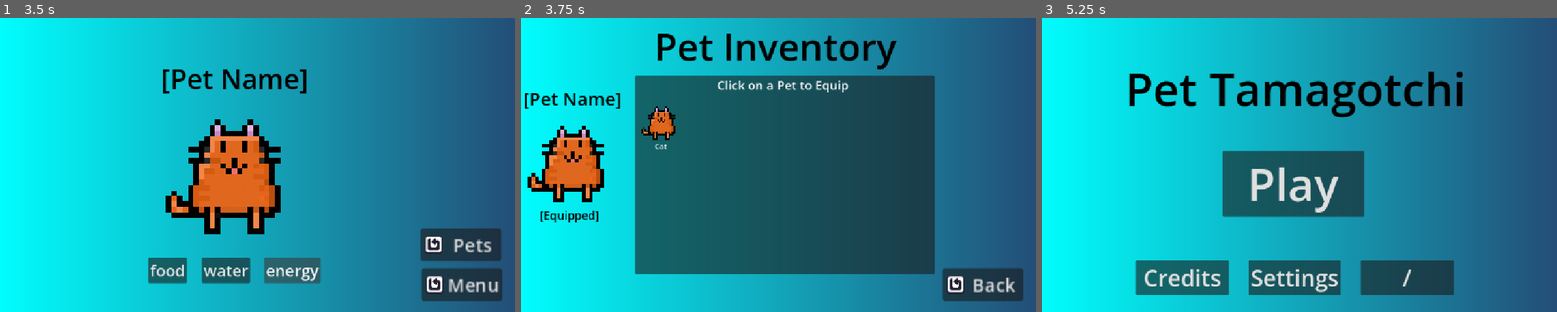
Above: before the commit, frames 1-3 (left to right).
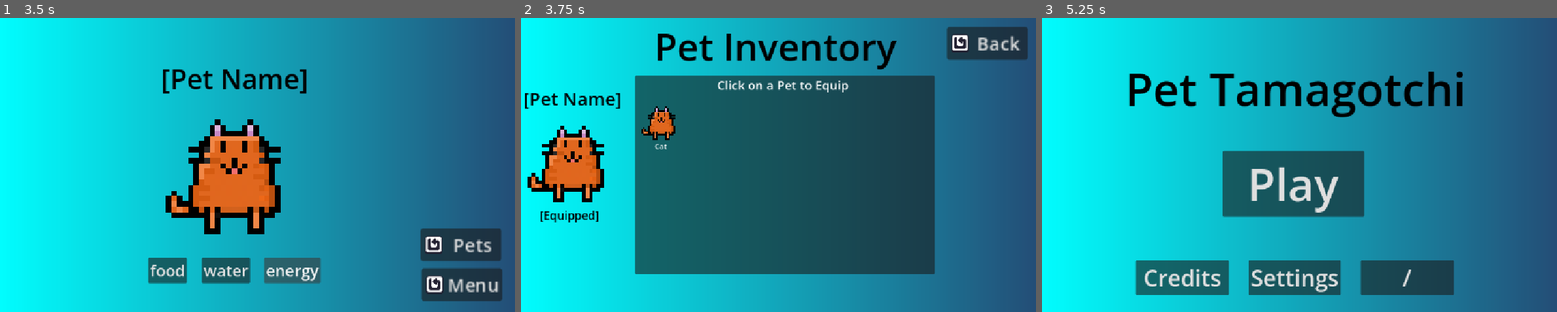
Above: after the commit, the same moments.

Repository: smallzdev/Tomagotchi-game
Game: Godot game, scene res://scenes/menus/main_menu.tscn
Same seed, same stepped clock (60 frames per second), same inputs: the game is played once before the commit and once after it.
Inputs:
- Up to frame 1 (3.5 s): click "Play" at 0.5 s; click "food" at 1.25 s; click "water" at 2 s; click "energy" at 2.75 s
- Up to frame 2 (3.75 s): click "Pets" at 3.5 s
- Up to frame 3 (5.25 s): click "Back" at 4.25 s; click "Menu" at 5 s

Frame 1 is identical in both runs. In frame 2, 3.6% of the frame differs, in the area x 81-99%, y 2-97%; in frame 3, nothing differs.

Commit message:
Menu work + Floval script
Menu work with making the catadex. I also made some of the scripting stuff work with feeding :D

(test it out by looking at console and script).

Did some more stuff too.

Diff:
--- a/project.godot
+++ b/project.godot
@@ -13,6 +13,10 @@
 config/name="Tomagotchi"
 run/main_scene="uid://cfy5n37l1sa1h"
 config/features=PackedStringArray("4.7", "Mobile")
+
+[autoload]
+
+Global="*uid://bhbgpi43x1ogj"
 
 [display]
 
--- /dev/null
+++ b/scenes/menus/catadex.gd
@@ -0,0 +1,10 @@
+extends Button
+
+
+# Called when the node enters the scene tree for the first time.
+func _ready() -> void:
+	var backButton = %backButton
+	backButton.pressed.connect(back_button_pressed)
+
+func back_button_pressed():
+	get_tree().change_scene_to_file("res://scenes/menus/main_game_scene.tscn")
--- /dev/null
+++ b/scenes/menus/catadex.tscn
@@ -0,0 +1,83 @@
+[gd_scene format=3 uid="uid://bgmjlyypq88w3"]
+
+[ext_resource type="Texture2D" uid="uid://tlvriaji08jr" path="res://Resources/InUse/ReusedAssets/cat.png" id="1_tx3pw"]
+[ext_resource type="Texture2D" uid="uid://dy1dwj583kuyx" path="res://Resources/InUse/ReusedAssets/Restart.png" id="2_u7asp"]
+[ext_resource type="Script" uid="uid://dk15jiylhoknc" path="res://scenes/menus/catadex.gd" id="3_u7asp"]
+
+[sub_resource type="Gradient" id="Gradient_7dm0k"]
+colors = PackedColorArray(0, 1, 1, 1, 0.13909006, 0.3063838, 0.46577227, 1)
+
+[sub_resource type="GradientTexture2D" id="GradientTexture2D_sd2ac"]
+gradient = SubResource("Gradient_7dm0k")
+
+[sub_resource type="SpriteFrames" id="SpriteFrames_cgke2"]
+animations = [{
+"frames": [{
+"duration": 1.0,
+"texture": ExtResource("1_tx3pw")
+}],
+"loop": 1,
+"name": &"cat",
+"speed": 5.0
+}]
+
+[node name="Node2D" type="Node2D" unique_id=293050761]
+
+[node name="backgroundGradient" type="TextureRect" parent="." unique_id=325099038]
+offset_right = 1157.0
+offset_bottom = 652.0
+texture = SubResource("GradientTexture2D_sd2ac")
+
+[node name="menuTitle" type="Label" parent="." unique_id=1187824986]
+offset_left = 1.0
+offset_top = 6.0
+offset_right = 1156.0
+offset_bottom = 119.0
+theme_override_colors/font_color = Color(0, 0, 0, 1)
+theme_override_font_sizes/font_size = 82
+text = "Catadex :3"
+horizontal_alignment = 1
+
+[node name="Label" type="Label" parent="." unique_id=2147113434]
+offset_left = 11.0
+offset_top = 121.0
+offset_right = 1155.0
+offset_bottom = 186.0
+theme_override_colors/font_color = Color(0, 0, 0, 1)
+theme_override_font_sizes/font_size = 20
+text = "Not just cats though! This menu shows you every pet you've owned. Even if you let one go, it'll still show up here. You gotta collect them all~!"
+autowrap_mode = 2
+
+[node name="Panel" type="Panel" parent="." unique_id=126362698]
+offset_left = 82.0
+offset_top = 213.0
+offset_right = 1070.0
+offset_bottom = 607.0
+
+[node name="CatadexItem1" type="AnimatedSprite2D" parent="Panel" unique_id=2028781693]
+texture_filter = 1
+position = Vector2(57, 57)
+scale = Vector2(3.5, 3.5)
+sprite_frames = SubResource("SpriteFrames_cgke2")
+animation = &"cat"
+
+[node name="CatadexItem1Label" type="Label" parent="Panel" unique_id=673493784]
+layout_mode = 0
+offset_left = 44.0
+offset_top = 101.0
+offset_right = 71.0
+offset_bottom = 124.0
+text = "Cat"
+horizontal_alignment = 1
+
+[node name="backButton" type="Button" parent="." unique_id=1054623189]
+unique_name_in_owner = true
+offset_left = 956.0
+offset_top = 20.0
+offset_right = 1045.0
+offset_bottom = 56.0
+scale = Vector2(2, 2)
+theme_override_font_sizes/font_size = 20
+text = "Back"
+icon = ExtResource("2_u7asp")
+script = ExtResource("3_u7asp")
--- a/scenes/menus/main_game_buttons.gd
+++ b/scenes/menus/main_game_buttons.gd
@@ -15,11 +15,26 @@
 func petsButton_pressed():
 	get_tree().change_scene_to_packed(petsMenu)
 
+# Food, water, and energy
+# got the if statements written, now just needa fill it
+# in next time I feel like it.
+
 func foodButton_pressed():
-	pass
+	if Global.food <= 100:
+		print("Food is less than 100, at " + str(Global.food))
+		Global.food += 10
+	elif Global.food >= 100:
+		print("food is more than 100")
+		Global.food = 100
 
 func waterButton_pressed():
-	pass
+	if Global.water <= 100:
+		pass
+	elif Global.water >= 100:
+		pass
 
 func energyButton_pressed():
-	pass
+	if Global.energy <= 100:
+		pass
+	elif Global.water >= 100:
+		pass
--- a/scenes/menus/pets.tscn
+++ b/scenes/menus/pets.tscn
@@ -1,14 +1,14 @@
 [gd_scene format=3 uid="uid://886x8xj8qyty"]
 
 [ext_resource type="Texture2D" uid="uid://dy1dwj583kuyx" path="res://Resources/InUse/ReusedAssets/Restart.png" id="1_r40by"]
-[ext_resource type="Script" uid="uid://c2im2yn0mlcar" path="res://scenes/menus/pets_menu.gd" id="2_v7mvi"]
+[ext_resource type="Script" uid="uid://c2im2yn0mlcar" path="res://scripts/pets_menu.gd" id="3_ehm21"]
 [ext_resource type="Texture2D" uid="uid://tlvriaji08jr" path="res://Resources/InUse/ReusedAssets/cat.png" id="3_i76b6"]
 
-[sub_resource type="Gradient" id="Gradient_7dm0k"]
+[sub_resource type="Gradient" id="Gradient_i76b6"]
 colors = PackedColorArray(0, 1, 1, 1, 0.13909006, 0.3063838, 0.46577227, 1)
 
 [sub_resource type="GradientTexture2D" id="GradientTexture2D_es1s5"]
-gradient = SubResource("Gradient_7dm0k")
+gradient = SubResource("Gradient_i76b6")
 
 [sub_resource type="SpriteFrames" id="SpriteFrames_ehm21"]
 animations = [{
@@ -59,18 +59,6 @@
 text = "Cat"
 horizontal_alignment = 1
 
-[node name="backButton" type="Button" parent="." unique_id=1573037775]
-unique_name_in_owner = true
-offset_left = 946.0
-offset_top = 552.0
-offset_right = 1035.0
-offset_bottom = 588.0
-scale = Vector2(2, 2)
-theme_override_font_sizes/font_size = 20
-text = "Back"
-icon = ExtResource("1_r40by")
-script = ExtResource("2_v7mvi")
-
 [node name="menuTitle" type="Label" parent="." unique_id=151105245]
 offset_left = 1.0
 offset_top = 6.0
@@ -105,3 +93,15 @@
 theme_override_colors/font_color = Color(0, 0, 0, 1)
 theme_override_font_sizes/font_size = 25
 text = "[Equipped]"
+
+[node name="backButton" type="Button" parent="." unique_id=1823302101]
+unique_name_in_owner = true
+offset_left = 956.0
+offset_top = 20.0
+offset_right = 1045.0
+offset_bottom = 56.0
+scale = Vector2(2, 2)
+theme_override_font_sizes/font_size = 20
+text = "Back"
+icon = ExtResource("1_r40by")
+script = ExtResource("3_ehm21")
--- /dev/null
+++ b/scripts/global.gd
@@ -0,0 +1,17 @@
+extends Node
+# this is the global scipt, so basically everything here
+# can be accessed by any other script. Very useful :D
+
+# energy / water / hunger is out of 100.
+var energy = 0
+var food = 0
+var water = 0
+
+# Called when the node enters the scene tree for the first time.
+func _ready() -> void:
+	pass # Replace with function body.
+
+
+# Called every frame. 'delta' is the elapsed time since the previous frame.
+func _process(delta: float) -> void:
+	pass
Not shown, added: scenes/menus/catadex.gd.uid
Not shown, added: scripts/global.gd.uid
Renamed: scenes/menus/pets_menu.gd -> scripts/pets_menu.gd
Renamed: scenes/menus/pets_menu.gd.uid -> scripts/pets_menu.gd.uid
